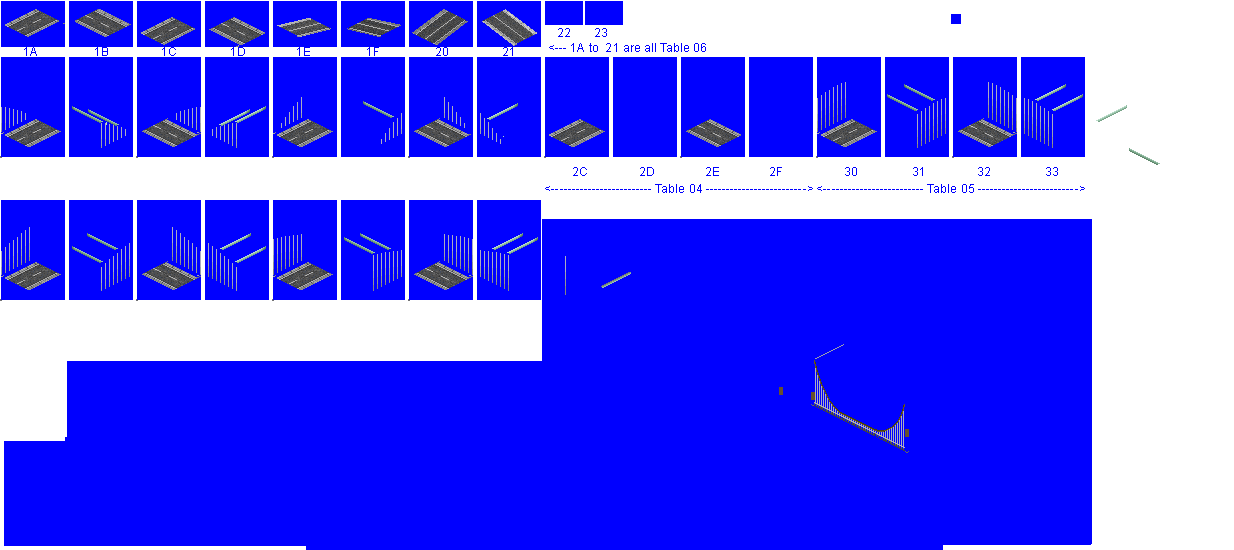
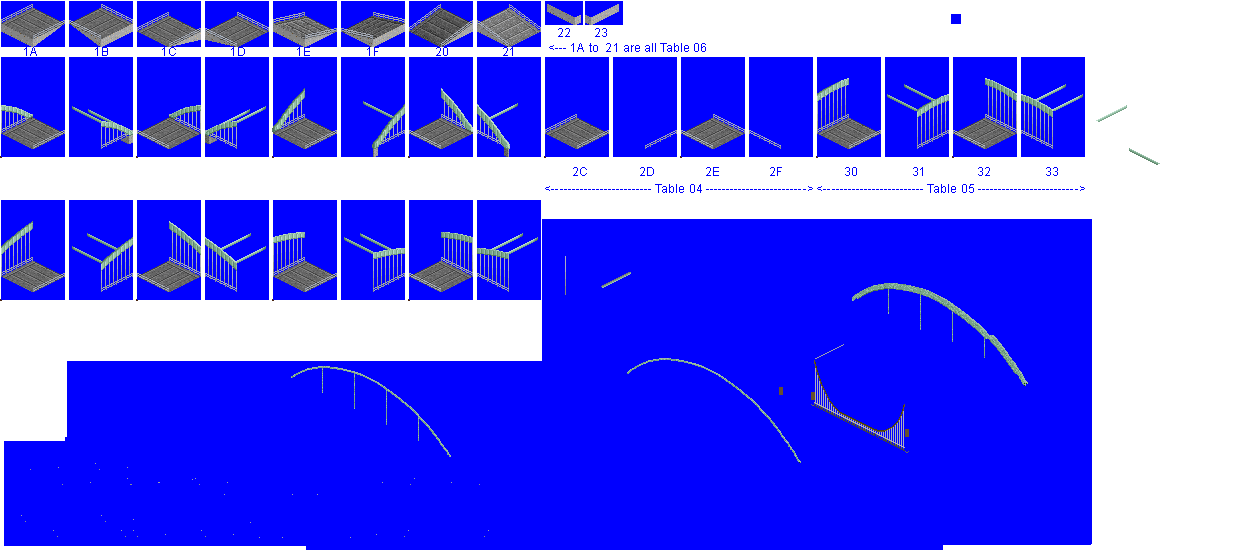
The second 1234×550 image is a revision of the first. Changes to its layers:
showed "Pasted Layer #1" over [1, 4, 619, 47]
showed "arch main copy #1", painted on it over [1, 78, 1053, 463]
added layer "glasnder silver" above "wires" over [1, 4, 1053, 538]
renamed "Pasted Layer #4" to "rail base urban", showed it, painted on it over [0, 4, 1017, 301]
hid "newbase" over [0, 9, 1017, 301]
